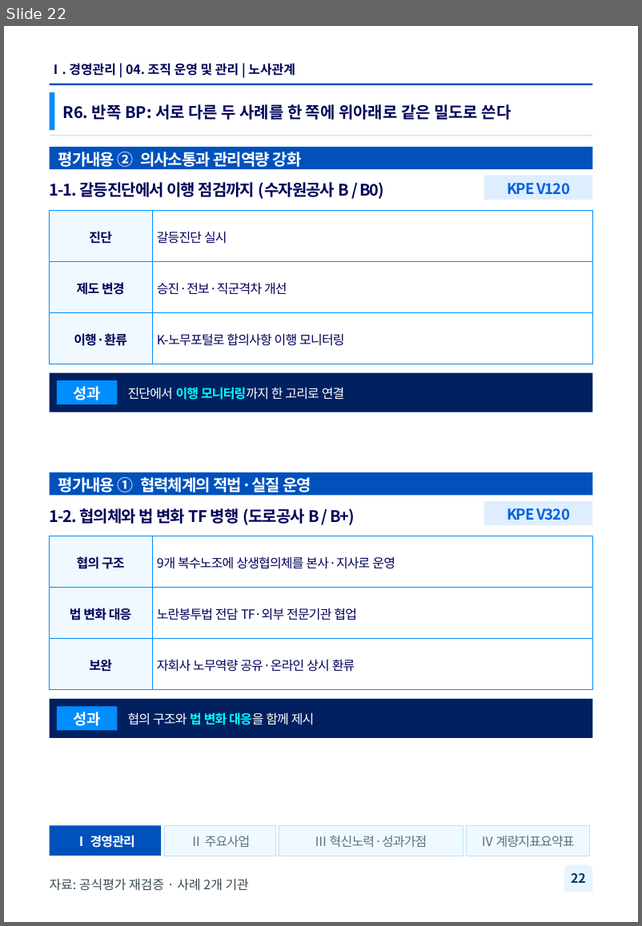
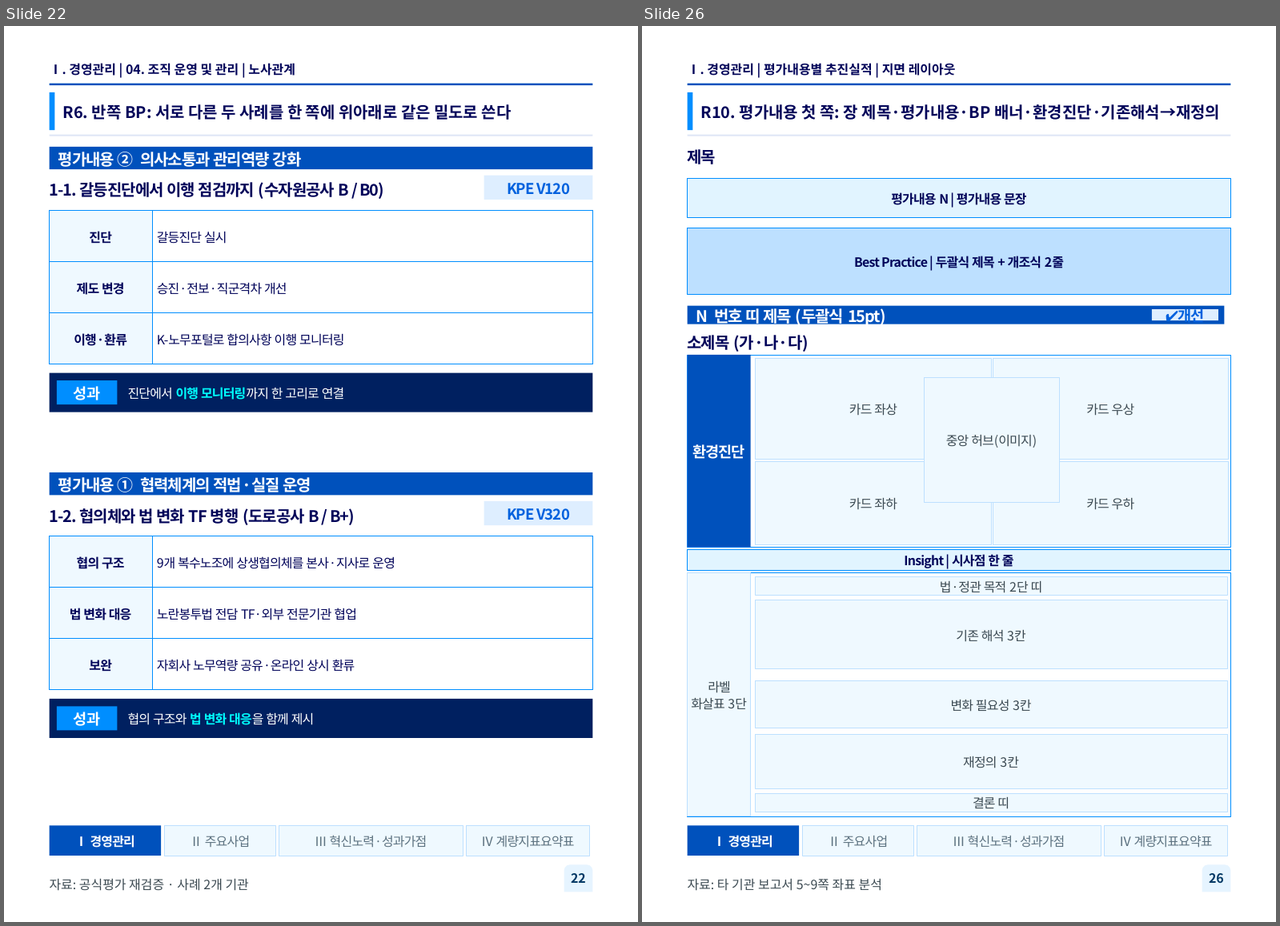
Before and after one commit to khjlsi-creator/claude, a slide deck: korad-경영평가-ppt/KORAD_경영평가_노사관계_A4세로.pptx. Shown side by side, each under a label of ours: slide 22 before the commit, slides 22 and 26 after it; the slides between them are not shown. The pictures are 642x926 and 1280x926 pixels, drawn with LibreOffice and Linux fonts; fonts in the diff are those of the drawing; background and template pictures are left out. Boxes give left, top, right and bottom in pixels: in the first picture for what was removed or moved away, otherwise in the second. Text is boxed around its words. In the diff, an @@ line names an element or a change of style, - is before the commit and + after.

```diff
--- a/korad-경영평가-ppt/KORAD_경영평가_노사관계_A4세로.pptx
+++ b/korad-경영평가-ppt/KORAD_경영평가_노사관계_A4세로.pptx
@@ slide 26 added at [642,26,1276,922], background #FFFFFF; not listed: 5 template elements that a slide beside it also shows @@
@@ text added at [688,63,956,76], 12 pt, text #000359, bold @@
+Ⅰ. 경영관리 | 평가내용별 추진실적 | 지면 레이아웃
@@ title added at [701,104,1220,120], 15 pt, text #000359, bold @@
+R10. 평가내용 첫 쪽: 장 제목·평가내용·BP 배너·환경진단·기존해석→재정의
@@ text added at [688,149,716,164], 15 pt, text #000359, bold @@
+제목
@@ rectangle added at [688,179,1230,217], fill #E1F4FF, outline #008EFF 0.5 pt, 12 pt, text #000359, bold @@
+평가내용 N | 평가내용 문장
@@ rectangle added at [688,228,1230,295], fill #BDE0FF, outline #008EFF 0.5 pt, 12 pt, text #000359, bold @@
+Best Practice | 두괄식 제목 + 개조식 2줄
@@ rectangle added at [688,306,1224,324], fill #0051BC, 15 pt, text #FFFFFF, bold @@
+N 번호 띠 제목 (두괄식 15pt)
@@ rectangle added at [1152,309,1218,321], fill #DEEEFF, 14 pt, text #0061DE, bold @@
+✔개선
@@ text added at [688,335,808,352], 15 pt, text #000359, bold @@
+소제목 (가·나·다)
@@ rectangle added at [688,355,1230,547], fill #FFFFFF, outline #008EFF 0.5 pt @@
@@ rectangle added at [688,355,751,547], fill #0051BC, 14 pt, text #FFFFFF, bold @@
+환경진단
@@ rectangle added at [755,358,991,459], fill #EFF9FF, outline #BDE0FF 0.5 pt, 12 pt, text #3B4951 @@
+카드 좌상
@@ rectangle added at [992,358,1228,459], fill #EFF9FF, outline #BDE0FF 0.5 pt, 12 pt, text #3B4951 @@
+카드 우상
@@ rectangle added at [924,378,1059,502], fill #EFF9FF, outline #BDE0FF 0.5 pt, 12 pt, text #3B4951 @@
+중앙 허브(이미지)
@@ rectangle added at [755,461,991,544], fill #EFF9FF, outline #BDE0FF 0.5 pt, 12 pt, text #3B4951 @@
+카드 좌하
@@ rectangle added at [992,461,1228,544], fill #EFF9FF, outline #BDE0FF 0.5 pt, 12 pt, text #3B4951 @@
+카드 우하
@@ rectangle added at [688,549,1230,571], fill #E1F4FF, outline #008EFF 0.5 pt, 12 pt, text #000359, bold @@
+Insight | 시사점 한 줄
@@ rectangle added at [688,573,1230,816], fill #FFFFFF, outline #008EFF 0.5 pt @@
@@ rectangle added at [688,573,751,816], fill #EFF9FF, outline #BDE0FF 0.5 pt, 12 pt, text #3B4951 @@
+라벨 화살표 3단
@@ rectangle added at [755,576,1227,596], fill #EFF9FF, outline #BDE0FF 0.5 pt, 12 pt, text #3B4951 @@
+법·정관 목적 2단 띠
@@ rectangle added at [755,600,1227,668], fill #EFF9FF, outline #BDE0FF 0.5 pt, 12 pt, text #3B4951 @@
+기존 해석 3칸
@@ rectangle added at [755,680,1227,728], fill #EFF9FF, outline #BDE0FF 0.5 pt, 12 pt, text #3B4951 @@
+변화 필요성 3칸
@@ rectangle added at [755,735,1227,789], fill #EFF9FF, outline #BDE0FF 0.5 pt, 12 pt, text #3B4951 @@
+재정의 3칸
@@ rectangle added at [755,794,1227,812], fill #EFF9FF, outline #BDE0FF 0.5 pt, 12 pt, text #3B4951 @@
+결론 띠
@@ rectangle added at [688,825,799,855], fill #0051BC, 12 pt, text #FFFFFF, bold @@
+Ⅰ 경영관리
@@ rectangle added at [802,825,914,855], fill #EFF9FF, outline #BDE0FF 0.5 pt, 12 pt, text #5D7280 @@
+Ⅱ 주요사업
@@ rectangle added at [916,825,1100,855], fill #EFF9FF, outline #BDE0FF 0.5 pt, 12 pt, text #5D7280 @@
+Ⅲ 혁신노력·성과가점
@@ rectangle added at [1104,825,1227,855], fill #EFF9FF, outline #BDE0FF 0.5 pt, 12 pt, text #5D7280 @@
+Ⅳ 계량지표요약표
@@ text added at [688,879,882,891], 12 pt, text #3B4951 @@
+자료: 타 기관 보고서 5~9쪽 좌표 분석
```
Also in this commit, not shown: 7 slides changed, 4 other slides added, 6 other files.
